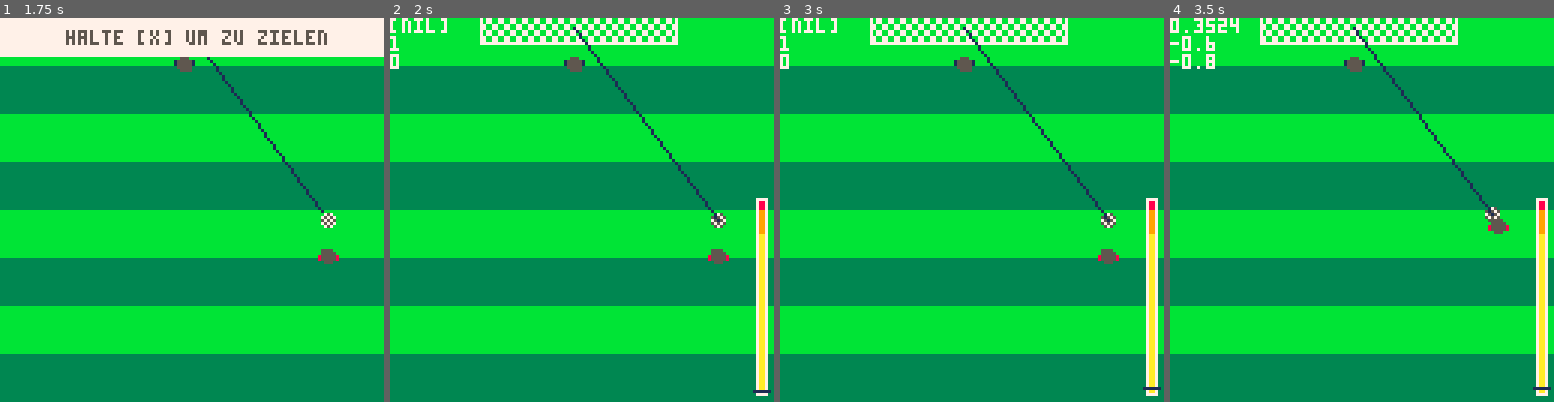
Above: before the commit, frames 1-4 (left to right).
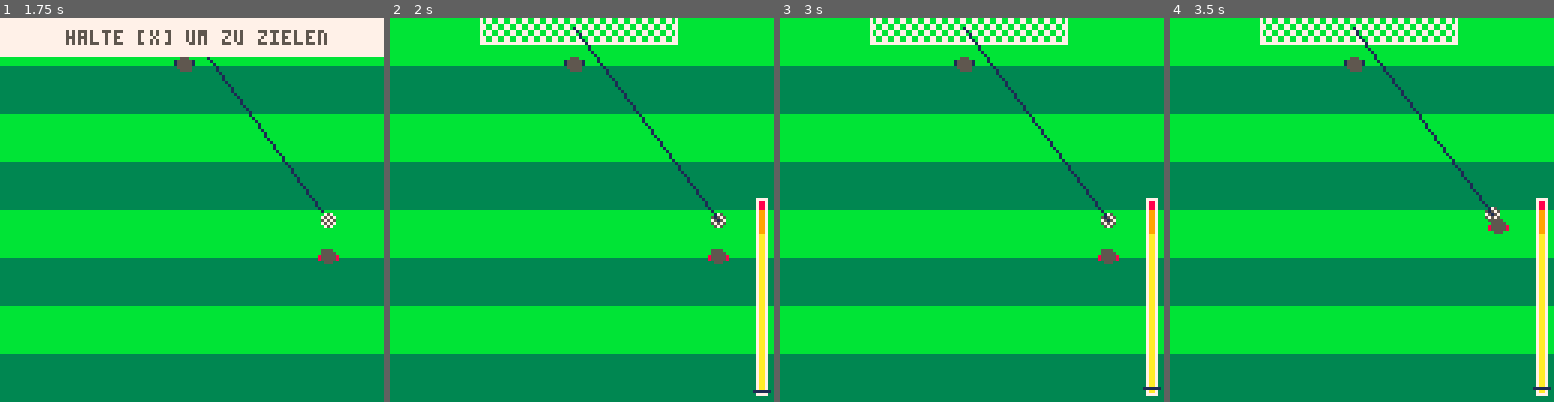
Above: after the commit, the same moments.

Repository: zothynine/torchance
Game: PICO-8 cartridge elfmeter.p8
Two runs of this game, one before a commit and one after it. Both use one fixed random seed, a clock stepped at 60 frames per second and the inputs below.
Inputs:
- Up to frame 1 (1.75 s): tap X (X key) at 0.33, 1.07 s
- Up to frame 2 (2 s): tap X (X key) at 1.85 s
- Up to frame 3 (3 s): tap X (X key) at 2.97 s
- Up to frame 4 (3.5 s): no input

Frame 1 is identical in both runs. In frame 2, 0.4% of the frame differs, in the area x 0-15%, y 0-14%; in frame 3, 0.4%; in frame 4, 0.7%, in the area x 0-18%, y 0-14%.

Commit message:
Remove debug output

Diff:
--- a/elfmeter.p8
+++ b/elfmeter.p8
@@ -254,16 +254,16 @@
 	line(121,_y,126,_y,1)
 
 	--debug
-	color(7)
-	print(ball.ang)
-	print(cos(ball.ang))
-	print(sin(ball.ang))
+	--color(7)
+	--print(ball.ang)
+	--print(cos(ball.ang))
+	--print(sin(ball.ang))
 	--print(player.y)
 	--print(kicking.ended)
 	--print(aiming.x)
 	--print(tostr(kicking.started)..","..tostr(kicking.ended))
 	--print(kicking.stren)
-	color()
+	--color()
 	--/debug
 end
 
